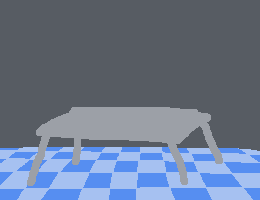
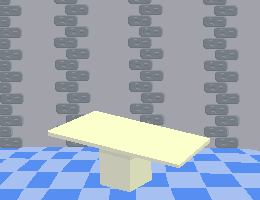
Layer changes from the first 260x200 image to the second:
painted on "table" over [27, 107, 223, 192]
renamed "Pasted Layer" to "floor", moved it above "brick", painted on it over [0, 0, 260, 192]
added layer "brick" above "wall" over [0, 0, 240, 159]
renamed "guide" to "wall", showed it, painted on it over [0, 0, 260, 192]
